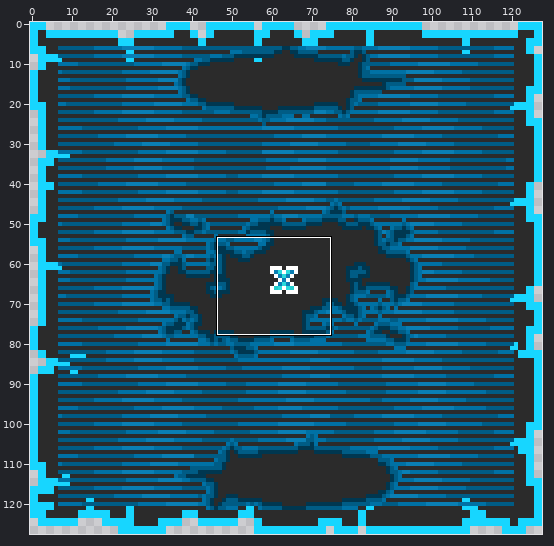
One commit to this sprite sheet: assets/minecraft/textures/custom/map_modifiers.png. The picture above shows the old version from afar; the outline marks the close-up.
Close-up. Earlier state:
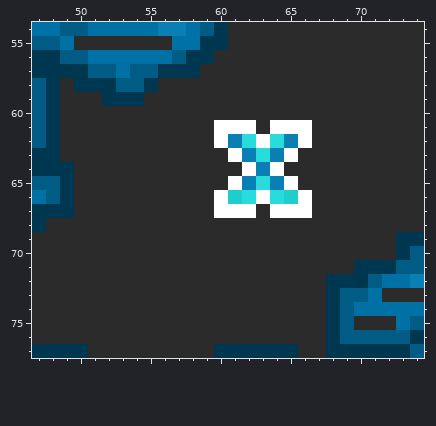
The file is 128x128 pixels. Colours within 5 levels of each other are drawn and written as one. Shown: x 47..74, y 54..77.
Now the later version:
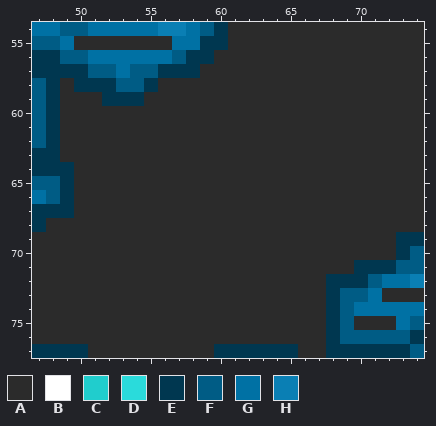
Palette (. is transparent): A #2b2b2b  B #ffffff  C #20cdcd  D #2adbdb  E #003750  F #005c85  G #0071a4  H #0a7fb4
Edits made:
The edit turns colour B into colour A in row 61 at x 60 to 62 and 64 to 66; in row 62 at x 60, 63 and 66; in row 63 at x 61 and 65; in row 64 at x 62 and 64; in row 65 at x 61 and 65; in row 66 at x 60, 63 and 66.
The edit turns colour B into colour A in row 67 at x 60 to 62 and 64 to 66.
The edit turns colour C into colour A in row 66 at x 61 and 65.
The edit turns colour D into colour A in row 62 at x 62 and 64; in row 63 at x 63; in row 65 at x 63; in row 66 at x 62 and 64.
The edit turns colour H into colour A in row 62 at x 61 and 65; in row 63 at x 62 and 64; in row 64 at x 63; in row 65 at x 62 and 64.
Boxes around the changes in both close-ups, in picture pixels (x1, y1, x2, y2):
changed: (214, 120, 312, 218)
